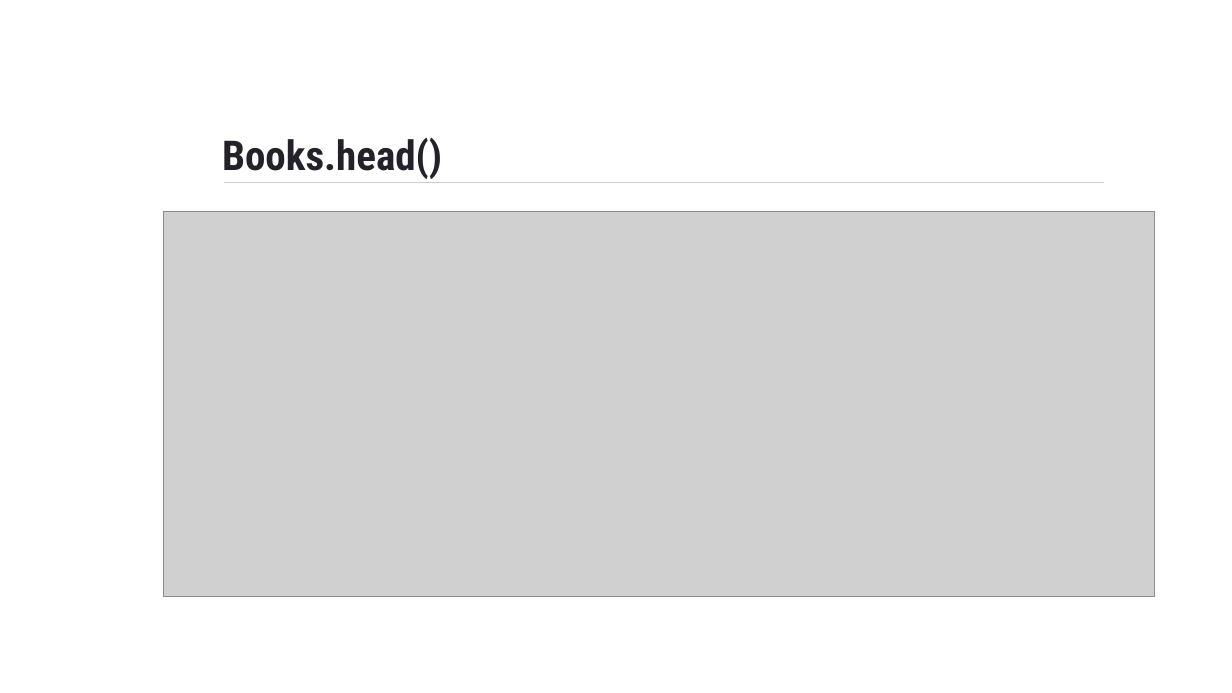
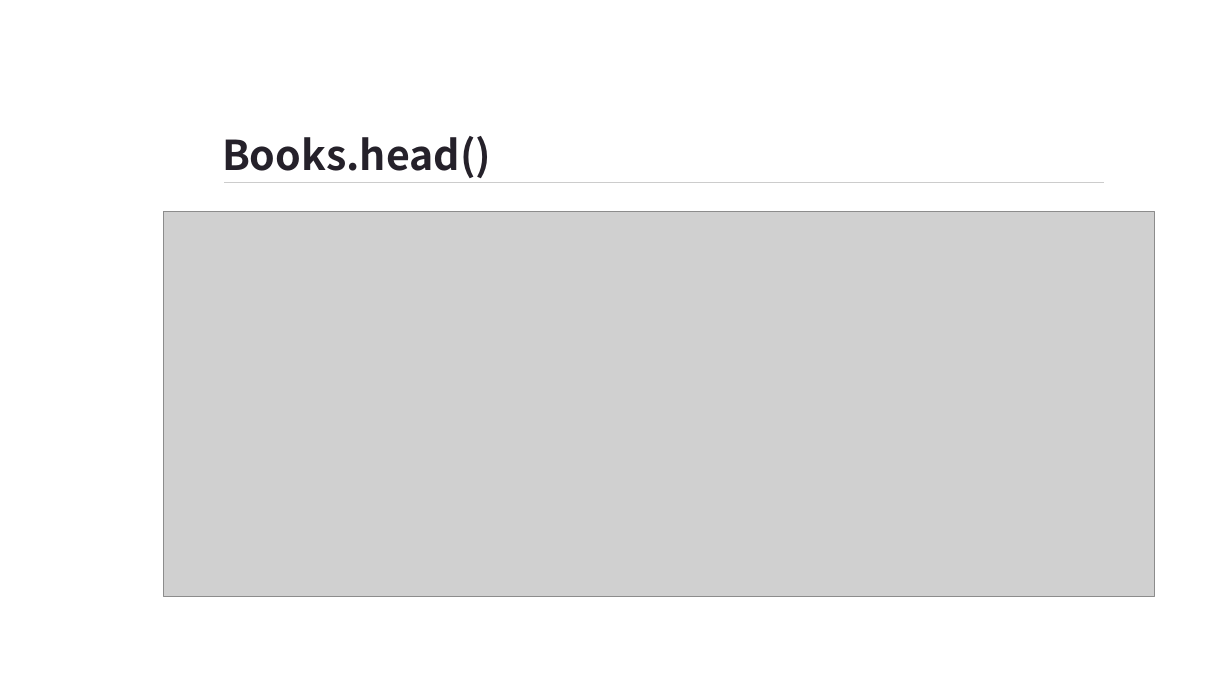
Before and after one commit to KattabekovBeknur/ML_labs, a slide deck: slide 4 of Quintus · SlidesCarnival.pptx (slide 5 before the commit). Drawn at 1232x693 pixels with LibreOffice and Linux fonts; fonts in the diff are those of the drawing; grey boxes stand for pictures; background and template pictures are left out. Boxes give left, top, right and bottom in pixels: in the first picture for what was removed or moved away, otherwise in the second. Text is boxed around its words. In the diff, an @@ line names an element or a change of style, - is before the commit and + after.

```diff
--- a/Quintus · SlidesCarnival.pptx
+++ b/Quintus · SlidesCarnival.pptx
@@ title "Books.head()" at (222,136,491,178): font Roboto Condensed to Noto Sans CJK SC @@
```
Also in this commit, not shown: 5 other slides changed, 9 slides added, 1 slide removed, 2 other files.
